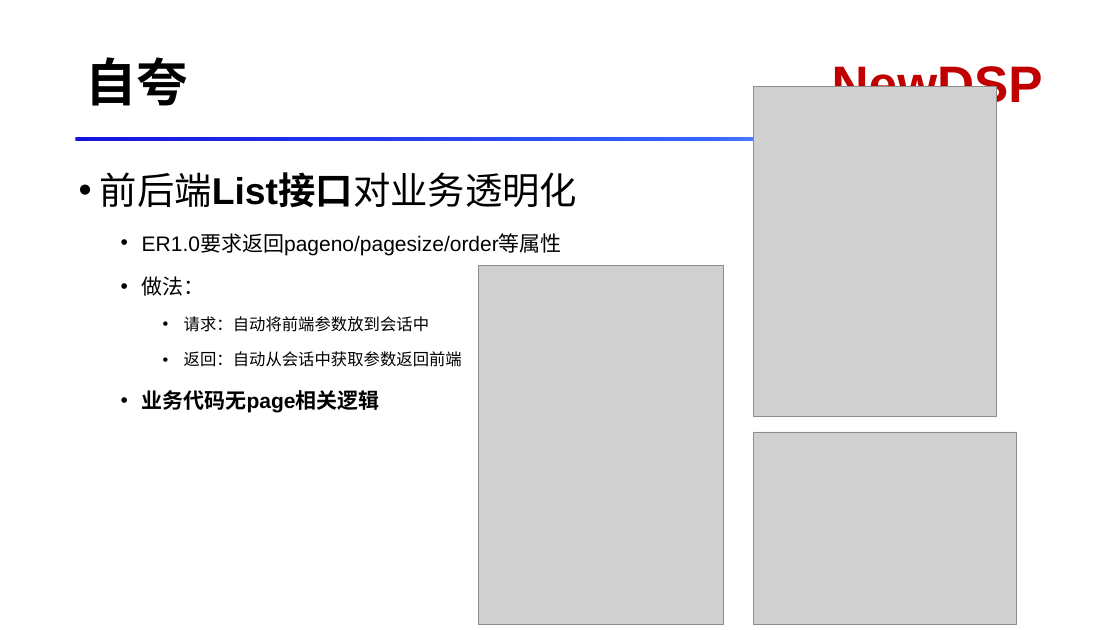
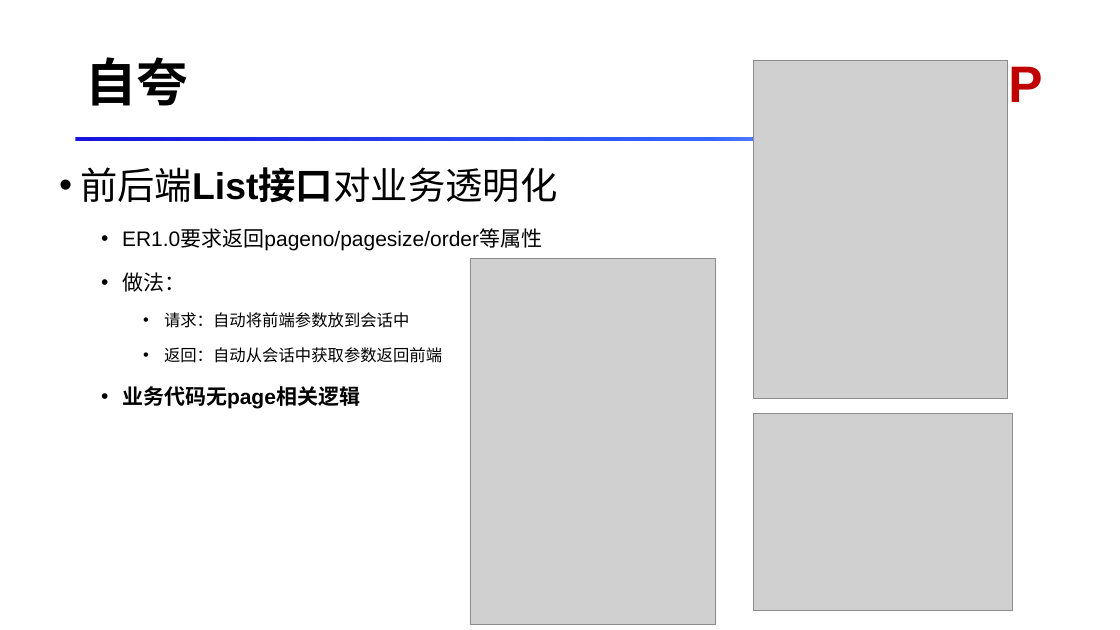
Before and after one commit to RedMagicVer7/docs, a slide deck: slide 12 of dsp/code/DSP代码赌场.pptx (slide 10 before the commit). Drawn at 1120x630 pixels with LibreOffice and Linux fonts; fonts in the diff are those of the drawing; grey boxes stand for pictures. Boxes give left, top, right and bottom in pixels: in the first picture for what was removed or moved away, otherwise in the second. Text is boxed around its words. In the diff, an @@ line names an element or a change of style, - is before the commit and + after.

```diff
--- a/dsp/code/DSP代码赌场.pptx
+++ b/dsp/code/DSP代码赌场.pptx
@@ picture: place and size @@
-picture at [754, 87, 996, 416]
+picture at [754, 60, 1008, 399]
@@ text "前后端List接口对业务透明化": place and size @@
-text "前后端List接口对业务透明化" at [100, 172, 577, 413]
+text "前后端List接口对业务透明化" at [80, 167, 557, 409]
@@ picture: place and size @@
-picture at [479, 266, 723, 624]
+picture at [471, 259, 717, 624]
@@ picture: place and size @@
-picture at [754, 432, 1017, 624]
+picture at [754, 413, 1012, 610]
```
Also in this commit, not shown: 9 other slides changed, 4 slides added.
